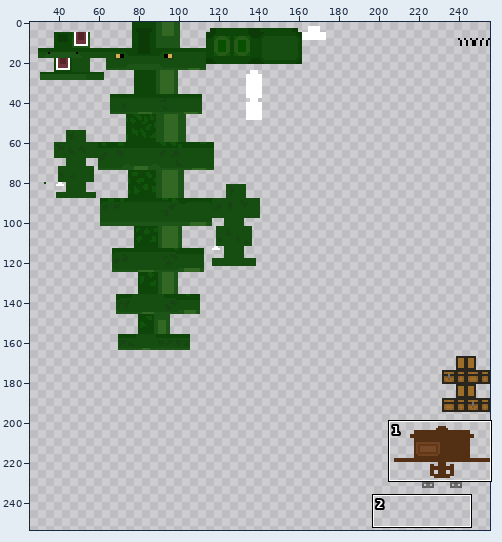
Two versions of one sprite sheet, resources/textures/entity/triceratops/triceratops 1.png. Above, an overview of the earlier version with the close-up marked.
Close-up. Earlier state:
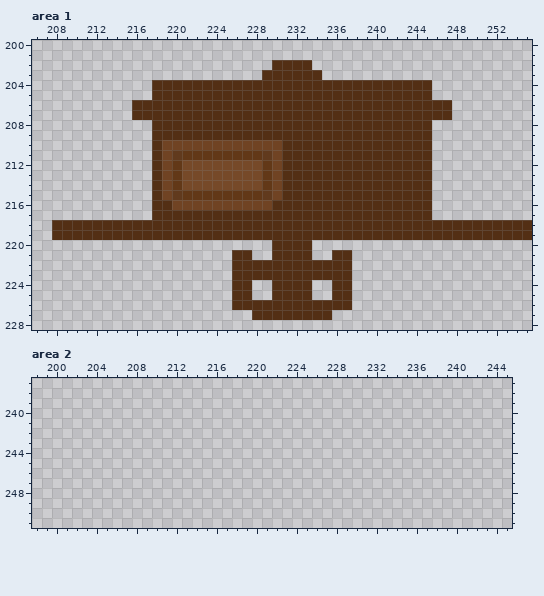
The file is 256x256 pixels. Colours within 5 levels of each other are drawn and written as one. Shown: area 1: x 206..255, y 200..228; area 2: x 198..245, y 237..251. The wide view leaves out empty margins. The commit also changed other parts of the picture, which this record leaves out.
New version:
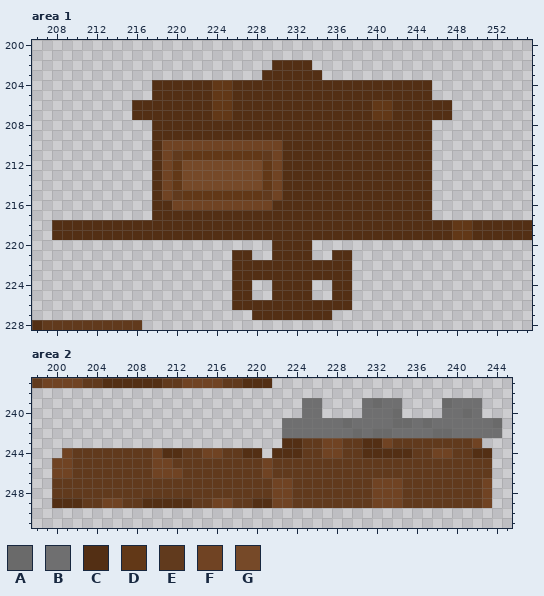
Palette (. is transparent): A #6a6a6a  B #6f6f70  C #532f14  D #623817  E #613a1d  F #704323  G #764928
Changes in this commit:
--- area 1
@@ x 222..243 @@
 203 .......CCCCCC.........
-204 CCCCCCCCCCCCCCCCCCCCCC
-205 CCCCCCCCCCCCCCCCCCCCCC
-206 CCCCCCCCCCCCCCCCCCCCCC
-207 CCCCCCCCCCCCCCCCCCCCCC
+204 CCDDCCCCCCCCCCCCCCCCCC
+205 CCDDCCCCCCCCCCCCCCCCCC
+206 CCDDCCCCCCCCCCCCCCDDCC
+207 CCDDCCCCCCCCCCCCCCDDCC
 208 CCCCCCCCCCCCCCCCCCCCCC
@@ x 246..251 @@
 217 ......
-218 CCCCCC
-219 CCCCCC
+218 CCDDCC
+219 CCDDCC
 220 ......
@@ x 206..218 @@
 227 .............
-228 .............
+228 CEEEEEEEEEE..
--- area 2
@@ x 198..245 @@
-237 ................................................
+237 EFFFFEECCCCCCEEFFFFEECCC........................
 238 ................................................
-239 ................................................
-240 ................................................
-241 ................................................
-242 ................................................
-243 ................................................
-244 ................................................
-245 ................................................
-246 ................................................
-247 ................................................
-248 ................................................
-249 ................................................
+239 ...........................BB....BABB....ABBB...
+240 ...........................BB....BBBA....BBAB...
+241 .........................BBBBBBABBBBAABABBBBBBA.
+242 .........................BBBBBBBABAABBBBAABBBBB.
+243 .........................CCEEFFEECCFEEEEEEEEF...
+244 ...FEEEEEEEEFCCEEFFEECC.CCCEEFFEECCCCCEEFFEECC..
+245 ..FFEEEEEEEEFFEEEEEEEEEFEEEEEEEEEEEEEEEEEEEEEE..
+246 ..FFEEEEEEEEFFFEEEEEEEEFEEEEEEEEEEEEEEEEEEEEEE..
+247 ..EEEEEEEEEEEEEEEEEEEEEEFFEEEEEEEEFFFEEEEEEEEF..
+248 ..EEEEEEEEEEEEEEEEEEEEEEFFEEEEEEEEFFFEEEEEEEEF..
+249 ..CCCEEFFEECCCCCEEFFEECCFFEEEEEEEEFFFEEEEEEEEF..
 250 ................................................
Boxes around the changes in both close-ups, in picture pixels (x1, y1, x2, y2):
changed: (212, 80, 232, 120)
changed: (372, 100, 392, 120)
changed: (452, 220, 472, 240)
added: (32, 320, 142, 330)
added: (32, 378, 502, 508)
